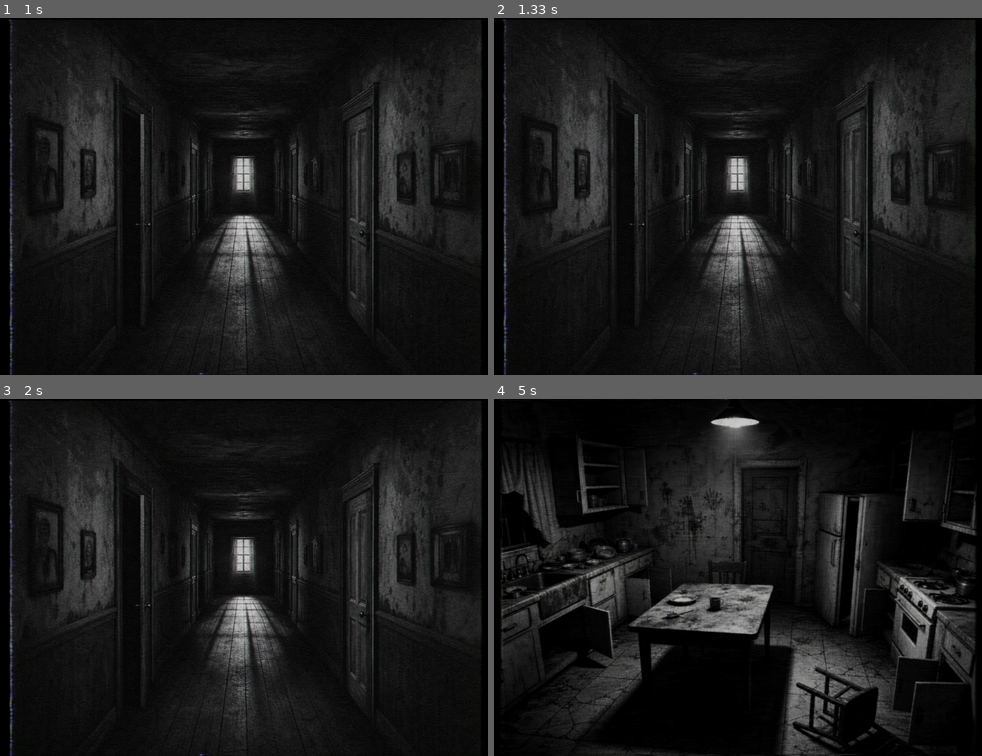
Above: before the commit, frames 1-4 (two rows, left to right).
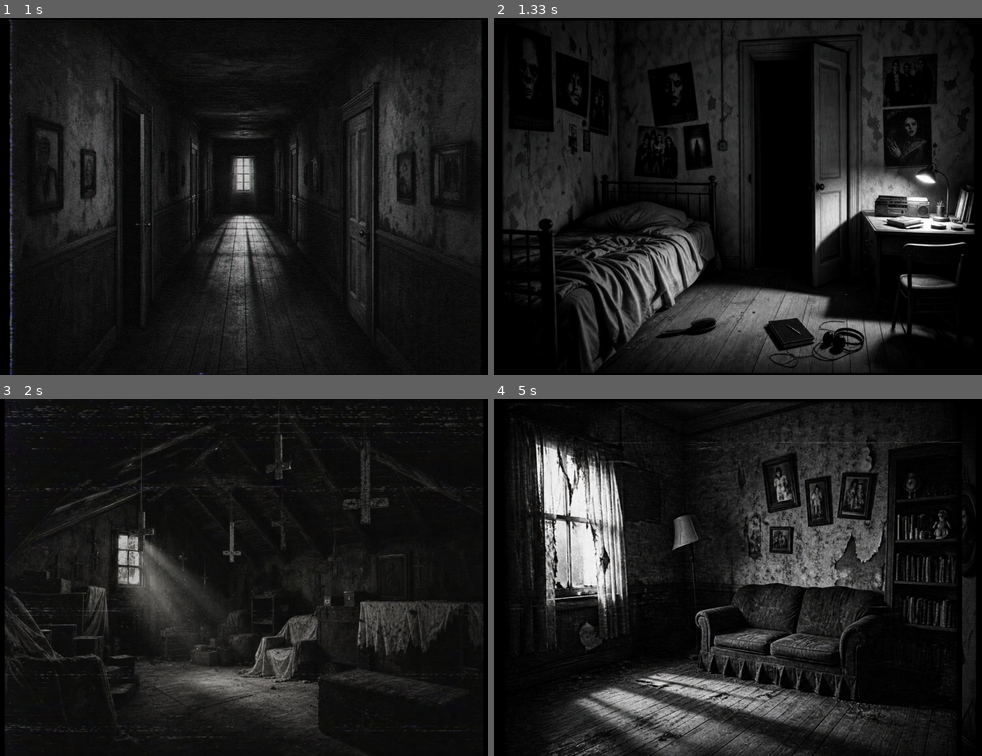
Above: after the commit, the same moments.

Repository: DAC-Developers-And-Coders/pygame_checkpoint2
Game: pygame game, started from main.py
The game is run twice, just before and just after one commit, with the same random seed, the same clock (stepped at 60 frames per second) and the same inputs.
Inputs (mouse positions are in pixels of both pictures, inside the frame that each line leads up to):
- Up to frame 1 (1 s): click "Jogar" at 0.38 s; click (92, 200) at 0.72 s
- Up to frame 2 (1.33 s): click (850, 217) at 1.05 s
- Up to frame 3 (2 s): click (317, 609) at 1.38 s; click (244, 570) at 1.72 s
- Up to frame 4 (5 s): click (738, 741) at 2.05 s; click (625, 598) at 2.38 s; click (650, 502) at 2.72 s; hold Esc 3-3.47 s; click (933, 570) at 3.55 s; tap Enter at 3.83 s; click (879, 488) at 4.22 s; click (767, 563) at 4.55 s; click (694, 577) at 4.88 s

Frame 1 is identical in both runs. In frame 2, 34% of the frame differs, in the area x 1-99%, y 0-100%; in frame 3, 22%; in frame 4, 46%.

Commit message:
Fluxo de telas completo

Diff:
--- a/GameManager.py
+++ b/GameManager.py
@@ -47,7 +47,28 @@
             return True
     return False
 
-def verificar_tecla_pressionada(tecla_pressionada, verificando_retorno_menu):
+def verificar_quarto_pais(evento):
+    if evento is not None:
+        x, y = evento.pos
+        if 570 < x < 687 and 282 < y < 936:
+            return True
+    return False
+
+def verificar_sotao(evento):
+    if evento is not None:
+        x, y = evento.pos
+        if 821 < x < 1099 and 373 < y < 660:
+            return True
+    return False
+
+def verificar_quarto_filha(evento):
+    if evento is not None:
+        x, y = evento.pos
+        if 1249 < x < 1352 and 282 < y < 936:
+            return True
+    return False
+
+def verificar_tecla_pressionada(tecla_pressionada, verificando_retorno_menu = False):
     if tecla_pressionada[pygame.K_ESCAPE] and verificando_retorno_menu:
         return True
 
@@ -60,6 +81,26 @@
         return 1, True
     else:
         return None
+
+def verificar_retornar_a1(evento, quarto):
+    if evento is not None:
+        x, y = evento.pos
+        if quarto == 'L' or quarto == 'S' or quarto == 'A':
+            if 236 < x < 1684 and 986 < y < 1080:
+                return True
+        elif quarto == 'K':
+            if 947 < x < 1159 and 186 < y < 563:
+                return True
+        elif quarto == 'B':
+            if 1069 < x < 1294 and 295 < y < 535:
+                return True
+        elif quarto == 'P':
+            if 560 < x < 761 and 200 < y < 775:
+                return True
+        elif quarto == 'D':
+            if 1007 < x < 1294 and 129 < y < 773:
+                return True
+    return False
 
 def gerenciar_menu(botoes, fonte_geral, CINZA, BRANCO, PRETO, tela, menu_image, texto_menu):
     trocar_cor_botoes = verificar_cores_botoes(pygame.mouse.get_pos())
@@ -77,3 +118,6 @@
     tela.blit(texto_menu, (860, 400))
     tela.blit(botoes[0], (880, 540))
     tela.blit(botoes[1], (900, 600))
+
+def gerenciar_tela(tela, imagem):
+    tela.blit(imagem, (236, 0))
--- a/main.py
+++ b/main.py
@@ -4,11 +4,16 @@
 from GameManager import verificar_tecla_pressionada
 from GameManager import verificar_segundo_andar
 from GameManager import verificar_iniciar_jogo
+from GameManager import verificar_quarto_filha
+from GameManager import verificar_retornar_a1
+from GameManager import verificar_quarto_pais
 from GameManager import verificar_sair_jogo
 from GameManager import verificar_cozinha
 from GameManager import verificar_porao
+from GameManager import verificar_sotao
 from GameManager import gerenciar_menu
 from GameManager import verificar_sala
+from GameManager import gerenciar_tela
 
 pygame.init()
 
@@ -19,7 +24,7 @@
 CINZA = (128, 128, 128)
 PRETO = (0,0,0)
 
-tela = pygame.display.set_mode((0, 0), pygame.FULLSCREEN)
+tela = pygame.display.set_mode((LARGURA, ALTURA))
 
 pygame.display.set_caption("CP2")
 
@@ -32,17 +37,23 @@
 botoes = [fonte_geral.render("Jogar", True, BRANCO), fonte_geral.render("Sair", True, BRANCO)]
 
 #IMAGENS
+sotao = pygame.image.load("./images/attic.png").convert()
 porao = pygame.image.load("./images/basement.png").convert()
 cozinha = pygame.image.load("./images/kitchen.png").convert()
 sala = pygame.image.load("./images/living-room.png").convert()
 menu_image = pygame.image.load("./images/house-exterior.png").convert()
+quarto_filha = pygame.image.load("./images/daughter-room.png").convert()
 hall_entrada = pygame.image.load("./images/entrance-hall.png").convert()
+quarto_pais = pygame.image.load("./images/parents-bedroom.png").convert()
 corredor_andar2 = pygame.image.load("./images/upstairs-hallway.png").convert()
 
 no_menu = True
 na_sala = False
 no_porao = False
+no_sotao = False
 na_cozinha = False
+no_quarto_pais = False
+no_quarto_filha = False
 no_segundo_andar = False
 no_primeiro_andar = False
 
@@ -52,47 +63,98 @@
             pygame.quit()
             sys.exit()
 
-        if no_menu and evento.type == pygame.MOUSEBUTTONDOWN:
-            no_menu = verificar_iniciar_jogo(None, evento)
+        if evento.type == pygame.MOUSEBUTTONDOWN:
+            if no_menu:
+                no_menu = verificar_iniciar_jogo(None, evento)
 
-            if not no_menu:
-                no_primeiro_andar = True
-            else:
-                verificar_sair_jogo(evento)
-        elif not no_menu and not na_sala and not na_cozinha and not no_porao and no_primeiro_andar and evento.type == pygame.MOUSEBUTTONDOWN:
-            no_segundo_andar = verificar_segundo_andar(evento)
-            na_sala = verificar_sala(evento)
-            na_cozinha = verificar_cozinha(evento)
-            no_porao = verificar_porao(evento)
+                if not no_menu:
+                    no_primeiro_andar = True
+                else:
+                    verificar_sair_jogo(evento)
+            elif (not no_menu and not na_sala and not na_cozinha and not no_porao and not no_segundo_andar and not no_sotao
+                  and not no_quarto_pais and not no_quarto_filha and no_primeiro_andar):
+                no_segundo_andar = verificar_segundo_andar(evento)
+                na_sala = verificar_sala(evento)
+                na_cozinha = verificar_cozinha(evento)
+                no_porao = verificar_porao(evento)
 
-            if no_segundo_andar or na_sala or na_cozinha or no_porao:
-                no_primeiro_andar = False
+                if no_segundo_andar or na_sala or na_cozinha or no_porao:
+                    no_primeiro_andar = False
+            elif (not no_menu and not na_sala and not na_cozinha and not no_porao and not no_primeiro_andar and not no_sotao
+                  and not no_quarto_pais and not no_quarto_filha and no_segundo_andar):
+                no_sotao = verificar_sotao(evento)
+                no_quarto_pais = verificar_quarto_pais(evento)
+                no_quarto_filha = verificar_quarto_filha(evento)
+                no_primeiro_andar = verificar_retornar_a1(evento, 'S')
+
+                if no_quarto_pais or no_sotao or no_quarto_filha or no_primeiro_andar:
+                    no_segundo_andar = False
+            elif na_sala:
+                no_primeiro_andar = verificar_retornar_a1(evento, 'L')
+
+                if no_primeiro_andar:
+                    na_sala = False
+            elif na_cozinha:
+                no_primeiro_andar = verificar_retornar_a1(evento, 'K')
+
+                if no_primeiro_andar:
+                    na_cozinha = False
+            elif no_porao:
+                no_primeiro_andar = verificar_retornar_a1(evento, 'B')
+
+                if no_primeiro_andar:
+                    no_porao = False
+            elif no_sotao:
+                no_segundo_andar = verificar_retornar_a1(evento, 'A')
+
+                if no_segundo_andar:
+                    no_sotao = False
+            elif no_quarto_pais:
+                no_segundo_andar = verificar_retornar_a1(evento, 'P')
+
+                if no_segundo_andar:
+                    no_quarto_pais = False
+            elif no_quarto_filha:
+                no_segundo_andar = verificar_retornar_a1(evento, 'D')
+
+                if no_segundo_andar:
+                    no_quarto_filha = False
+
+
 
     tecla_pressionada = pygame.key.get_pressed()
 
     if no_menu:
         no_menu = verificar_iniciar_jogo(tecla_pressionada)
-        na_sala, no_primeiro_andar, no_segundo_andar, na_cozinha, no_porao = False, False, False, False, False
+        (na_sala, no_primeiro_andar, no_segundo_andar, na_cozinha, no_porao, no_quarto_pais, no_sotao, no_quarto_filha) = (
+            False, False, False, False, False, False, False, False)
         if not no_menu:
             no_primeiro_andar = True
         gerenciar_menu(botoes, fonte_geral, CINZA, BRANCO, PRETO, tela, menu_image, texto_menu)
     elif no_primeiro_andar:
         no_menu = verificar_tecla_pressionada(tecla_pressionada, True)
-        if no_menu:
-            no_primeiro_andar = False
-        tela.blit(hall_entrada, (236, 0))
+        gerenciar_tela(tela, hall_entrada)
     elif na_sala:
         no_menu = verificar_tecla_pressionada(tecla_pressionada, True)
-        tela.blit(sala, (236, 0))
+        gerenciar_tela(tela, sala)
     elif na_cozinha:
         no_menu = verificar_tecla_pressionada(tecla_pressionada, True)
-        tela.blit(cozinha, (236, 0))
+        gerenciar_tela(tela, cozinha)
     elif no_porao:
         no_menu = verificar_tecla_pressionada(tecla_pressionada, True)
-        tela.blit(porao, (236, 0))
+        gerenciar_tela(tela, porao)
     elif no_segundo_andar:
         no_menu = verificar_tecla_pressionada(tecla_pressionada, True)
-        tela.blit(corredor_andar2, (236, 0))
+        gerenciar_tela(tela, corredor_andar2)
+    elif no_quarto_pais:
+        no_menu = verificar_tecla_pressionada(tecla_pressionada, True)
+        gerenciar_tela(tela, quarto_pais)
+    elif no_sotao:
+        no_menu = verificar_tecla_pressionada(tecla_pressionada, True)
+        gerenciar_tela(tela, sotao)
+    elif no_quarto_filha:
+        no_menu = verificar_tecla_pressionada(tecla_pressionada, True)
+        gerenciar_tela(tela, quarto_filha)
 
     pygame.display.flip()
     clock.tick(60)
Binary file removed: images/bathroom.png
Binary file removed: images/first-appearance-2.png
Binary file removed: images/first-appearance-3.png
Binary file changed: images/first-appearance.png
